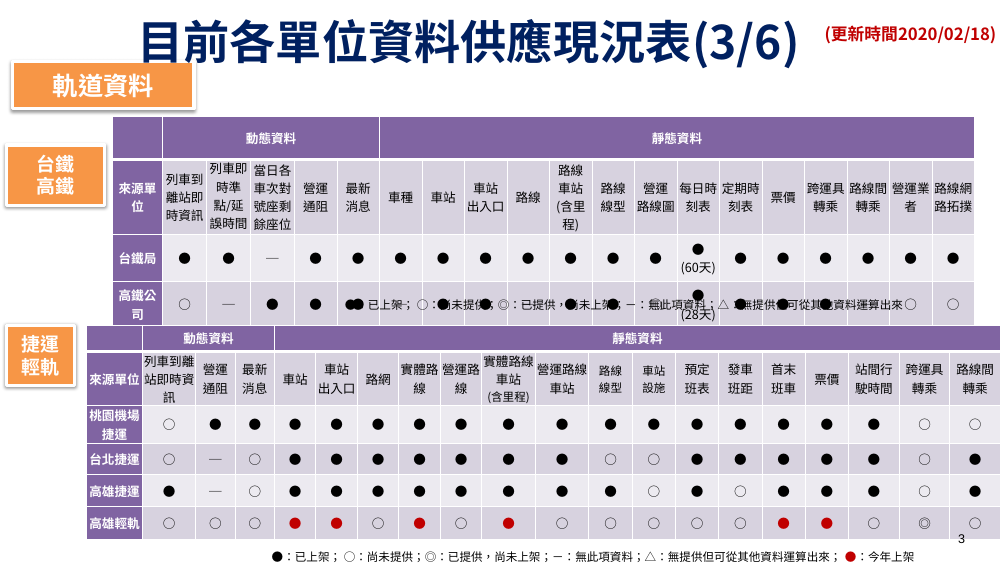
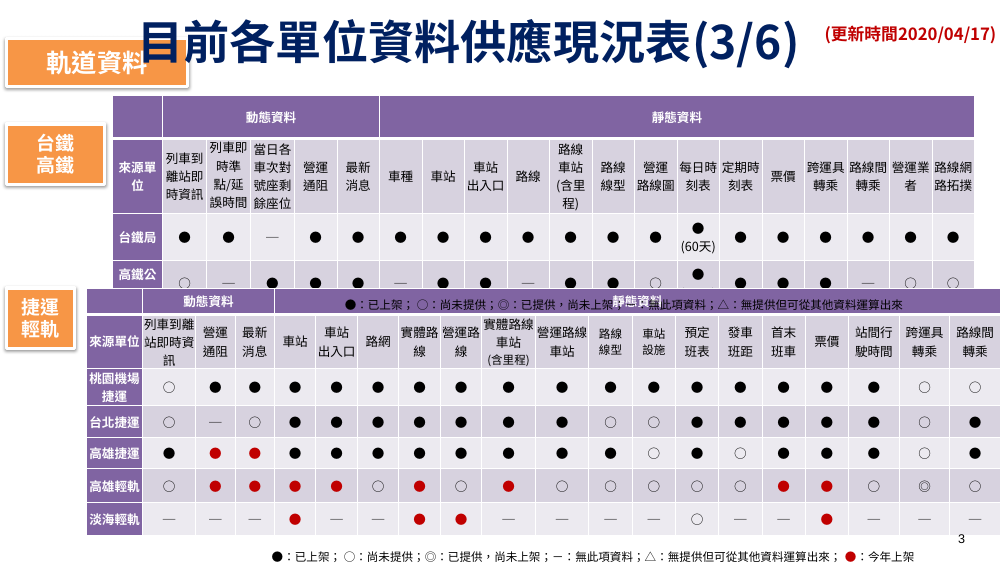
Before and after one commit to ptxmotc/data-provide-status, a slide deck: slide 3 of 各單位資料供應現況表.pptx. Drawn at 1008x567 pixels with LibreOffice and Linux fonts; fonts in the diff are those of the drawing; background and template pictures are left out. Boxes give left, top, right and bottom in pixels: in the first picture for what was removed or moved away, otherwise in the second. Text is boxed around its words. In the diff, an @@ line names an element or a change of style, - is before the commit and + after.

```diff
--- a/各單位資料供應現況表.pptx
+++ b/各單位資料供應現況表.pptx
@@ text at (825,25,997,44): text changed @@
-(更新時間2020/02/18)
+(更新時間2020/04/17)
@@ rectangle "軌道資料": place and size @@
-rectangle "軌道資料" at (13,61,194,109)
+rectangle "軌道資料" at (6,39,188,86)
@@ table: place and size @@
-table at (113,116,972,326)
+table at (113,95,972,352)
@@ rectangle "台鐵": place and size @@
-rectangle "台鐵" at (6,145,104,206)
+rectangle "台鐵" at (6,124,104,185)
@@ rectangle "捷運": place and size @@
-rectangle "捷運" at (6,325,74,386)
+rectangle "捷運" at (6,288,74,349)
@@ table at (86,288,1000,535) @@
-row 5: 高雄捷運 | ● | ─ | ○ | ● | ● | ● | ● | ● | ● | ● | ● | ○ | ● | ○ | ● | ● | ● | ○ | ●
-row 6: 高雄輕軌 | ○ | ○ | ○ | ● | ● | ○ | ● | ○ | ● | ○ | ○ | ○ | ○ | ○ | ● | ● | ○ | ◎ | ○
+row 5: 高雄捷運 | ● | ● | ● | ● | ● | ● | ● | ● | ● | ● | ● | ○ | ● | ○ | ● | ● | ● | ○ | ●
+row 6: 高雄輕軌 | ○ | ● | ● | ● | ● | ○ | ● | ○ | ● | ○ | ○ | ○ | ○ | ○ | ● | ● | ○ | ◎ | ○
+row 7: 淡海輕軌 | ─ | ─ | ─ | ● | ─ | ─ | ● | ● | ─ | ─ | ─ | ─ | ○ | ─ | ─ | ● | ─ | ─ | ─
@@ table: place and size @@
-table at (86,325,1000,539)
+table at (86,288,1000,535)
```
Also in this commit, not shown: 5 other slides changed, 1 other file.
